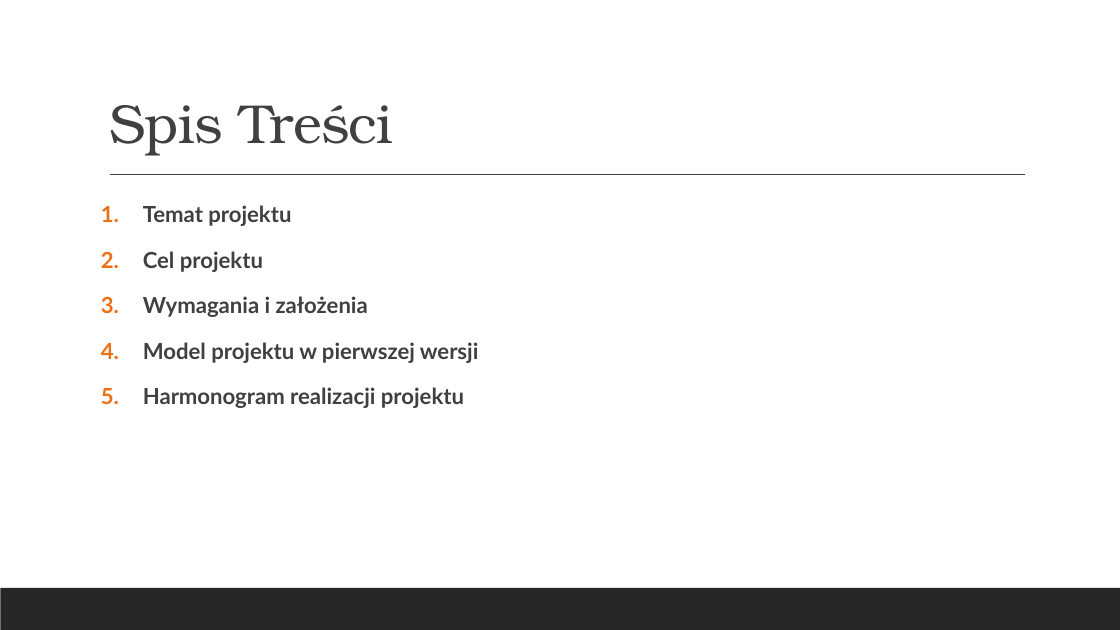
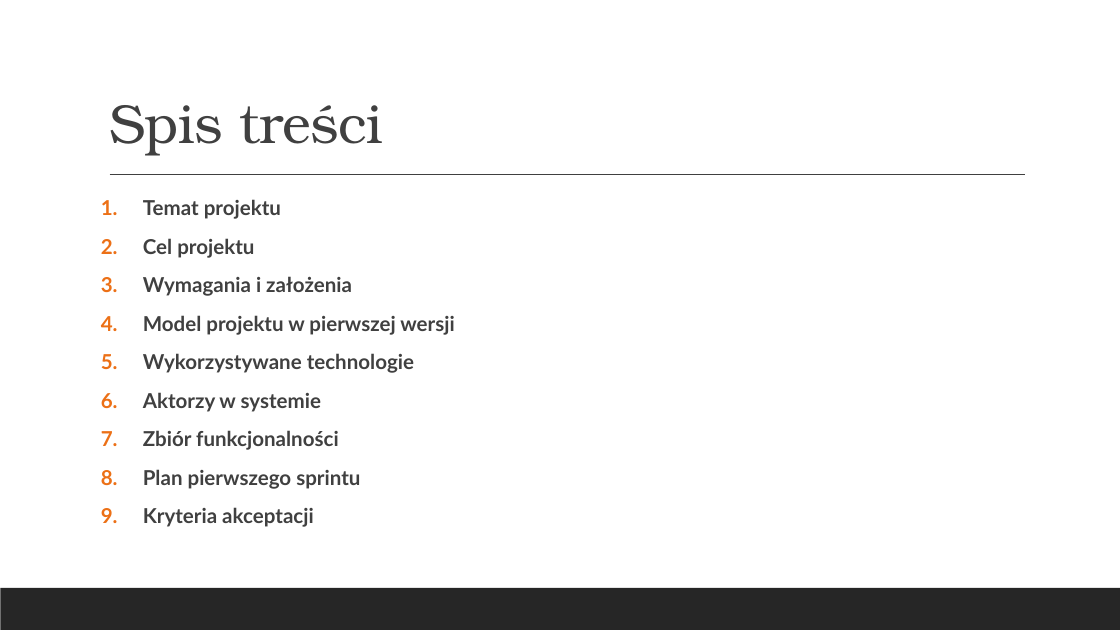
Before and after one commit to hubert-kniola/CodeRevv, a slide deck: slide 2 of pz/1/Z1P1.pptx. Drawn at 1120x630 pixels with LibreOffice and Linux fonts; fonts in the diff are those of the drawing. Boxes give left, top, right and bottom in pixels: in the first picture for what was removed or moved away, otherwise in the second. Text is boxed around its words. In the diff, an @@ line names an element or a change of style, - is before the commit and + after.

```diff
--- a/pz/1/Z1P1.pptx
+++ b/pz/1/Z1P1.pptx
@@ title at (x1=109, y1=105, x2=383, y2=156): text changed @@
-Spis Treści
+Spis treści
@@ text at (x1=143, y1=199, x2=454, y2=335): size 19 to 17.6 pt in "Temat projektu", "Cel projektu", "Wymagania i założenia", "Model projektu w pierwszej wersji"; line spacing 1.1 to 0.9 @@
@@ text at (x1=143, y1=353, x2=414, y2=527): text changed; size 19 to 17.6 pt @@
-5. Harmonogram realizacji projektu
+5. Wykorzystywane technologie
+6. Aktorzy w systemie
+7. Zbiór funkcjonalności
+8. Plan pierwszego sprintu
+9. Kryteria akceptacji
```
Also in this commit, not shown: 2 other slides changed, 5 slides added, 8 other files.
